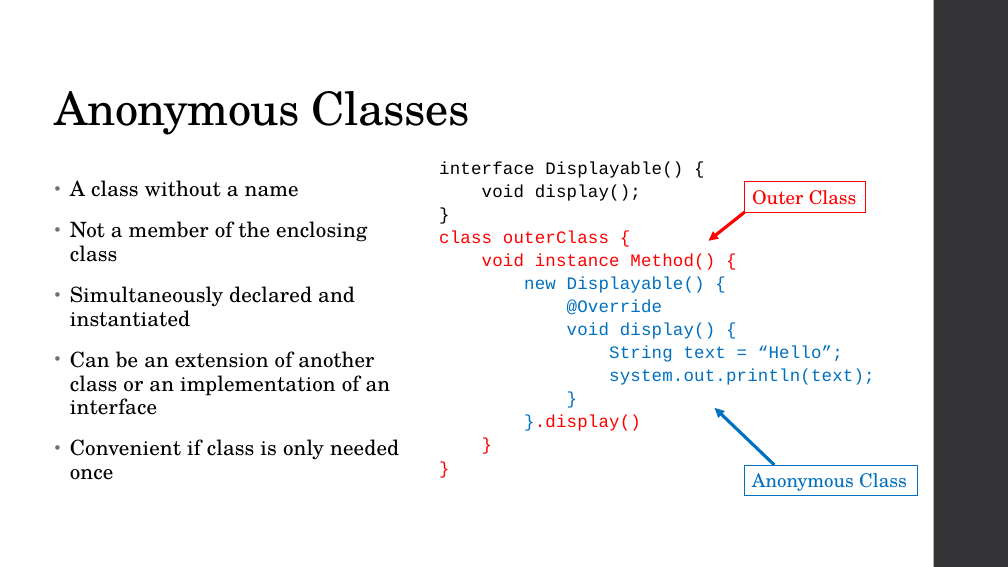
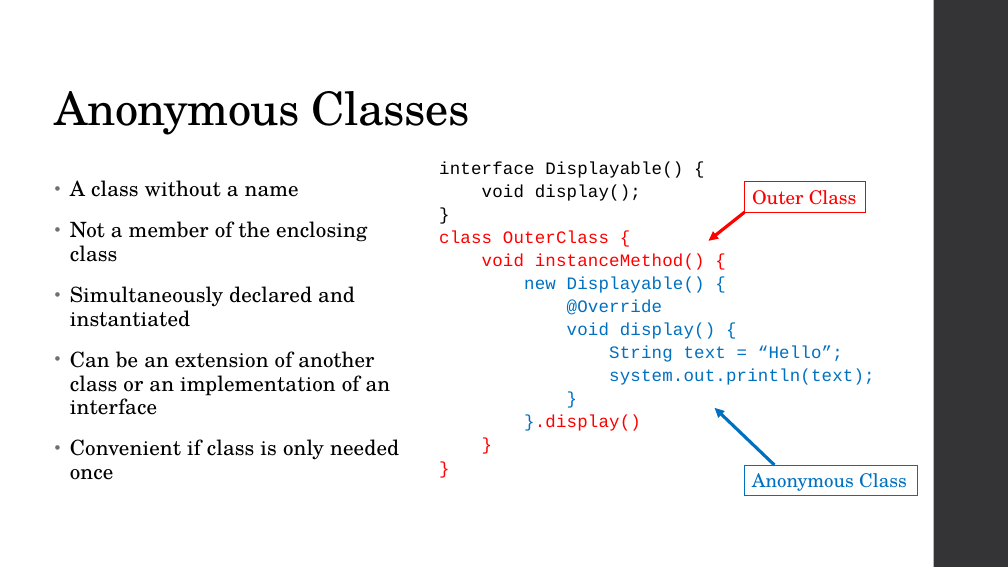
Before and after one commit to zarthur/CSCC-Fundamentals-Android-Notes, a slide deck: slide 7 of week_11/week_11.pptx. Drawn at 1008x567 pixels with LibreOffice and Linux fonts; fonts in the diff are those of the drawing. Boxes give left, top, right and bottom in pixels: in the first picture for what was removed or moved away, otherwise in the second. Text is boxed around its words. In the diff, an @@ line names an element or a change of style, - is before the commit and + after.

```diff
--- a/week_11/week_11.pptx
+++ b/week_11/week_11.pptx
@@ text at box(439, 231, 705, 270): text changed @@
-class outerClass {
-void instance Method() {
+class OuterClass {
+void instanceMethod() {
```
Also in this commit, not shown: 3 other slides changed, 1 other file.
